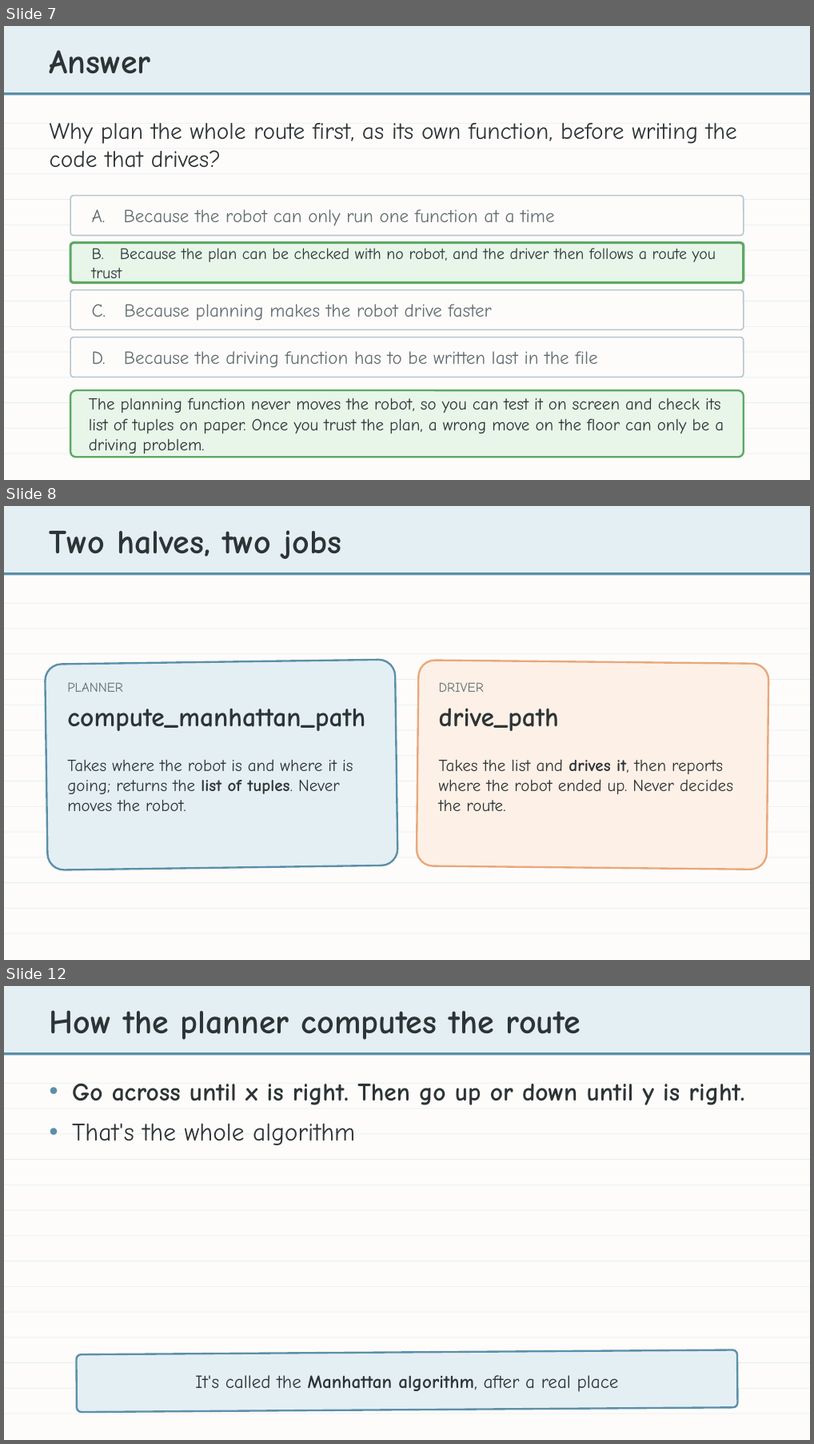
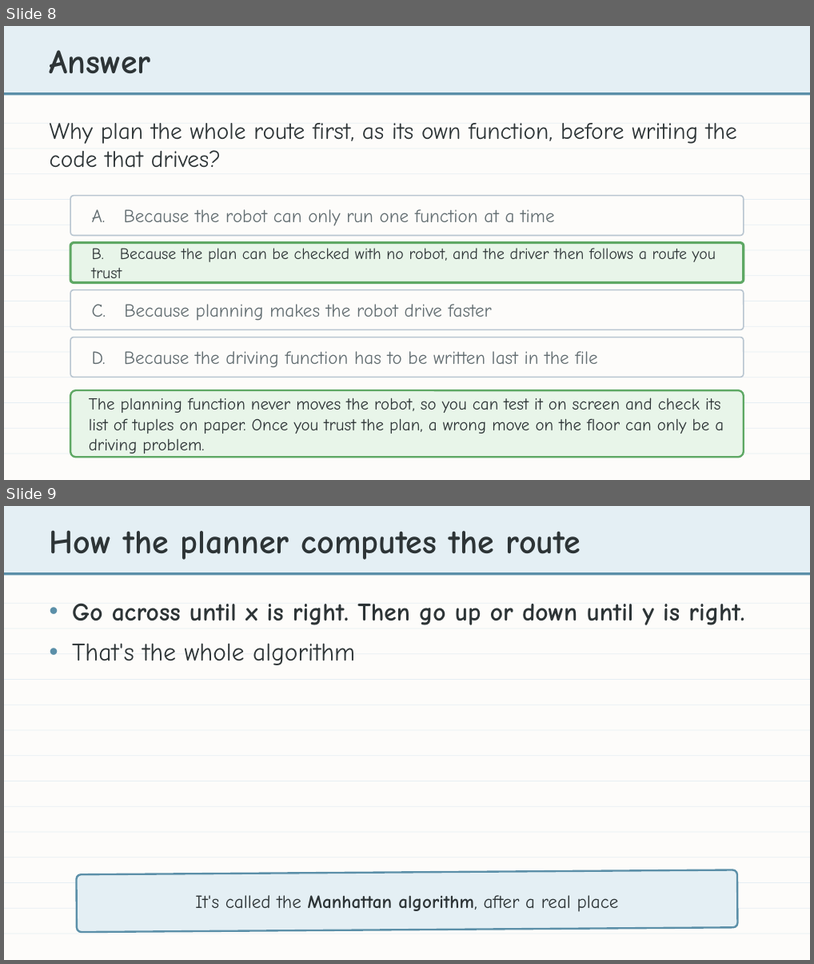
Before and after one commit to bradamiller/LearningPython, a slide deck: static/slides/module-04-manhattan/module-4-lesson-00-overview.pptx. Shown one above the other, each under a label of ours: slides 7, 8 and 12 before the commit, slides 8 and 9 after it; the slides between them are not shown. The pictures are 814x1444 and 814x964 pixels, drawn with LibreOffice and Linux fonts; fonts in the diff are those of the drawing. Boxes give left, top, right and bottom in pixels: in the first picture for what was removed or moved away, otherwise in the second. Text is boxed around its words. In the diff, an @@ line names an element or a change of style, - is before the commit and + after.

```diff
--- a/static/slides/module-04-manhattan/module-4-lesson-00-overview.pptx
+++ b/static/slides/module-04-manhattan/module-4-lesson-00-overview.pptx
@@ slide 8 removed at <box>4,506,810,960</box>, background #FDFCFA @@
@@ rectangle removed at <box>4,506,810,572</box> @@
@@ text removed at <box>50,530,341,559</box> @@
-Two halves, two jobs
@@ rectangle removed at <box>4,572,810,575</box> @@
@@ rectangle removed at <box>4,603,810,604</box> @@
@@ rectangle removed at <box>4,628,810,629</box> @@
@@ rectangle removed at <box>4,654,810,654</box> @@
@@ rounded rectangle removed at <box>45,660,398,870</box> @@
@@ rounded rectangle removed at <box>417,660,769,869</box> @@
@@ rectangle removed at <box>4,679,810,680</box> @@
@@ text removed at <box>67,682,123,692</box> @@
-PLANNER
@@ text removed at <box>439,682,484,692</box> @@
-DRIVER
@@ rectangle removed at <box>4,704,810,705</box> @@
@@ text removed at <box>67,708,366,731</box> @@
-compute_manhattan_path
@@ text removed at <box>439,708,559,731</box> @@
-drive_path
@@ rectangle removed at <box>4,730,810,731</box> @@
@@ rectangle removed at <box>4,756,810,756</box> @@
@@ text removed at <box>67,759,354,811</box> @@
-Takes where the robot is and where it is going; returns the list of tuples. Never moves the robot.
@@ text removed at <box>439,759,734,811</box> @@
-Takes the list and drives it, then reports where the robot ended up. Never decides the route.
@@ rectangle removed at <box>4,780,810,781</box> @@
@@ rectangle removed at <box>4,806,810,807</box> @@
@@ rectangle removed at <box>4,832,810,832</box> @@
@@ rectangle removed at <box>4,857,810,857</box> @@
@@ rectangle removed at <box>4,882,810,883</box> @@
@@ rectangle removed at <box>4,908,810,908</box> @@
@@ rectangle removed at <box>4,933,810,934</box> @@
@@ what was slide 7 is now slide 8 @@
@@ what was slide 12 is now slide 9 @@
```
Also in this commit, not shown: 1 slide changed, 2 other slides removed, 6 other files.
